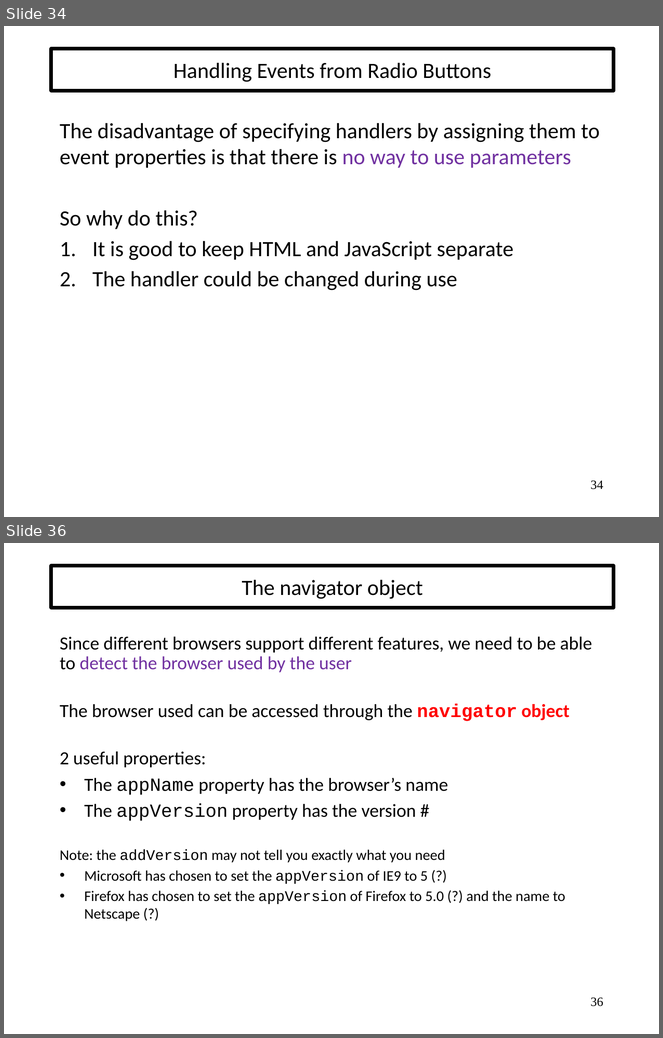
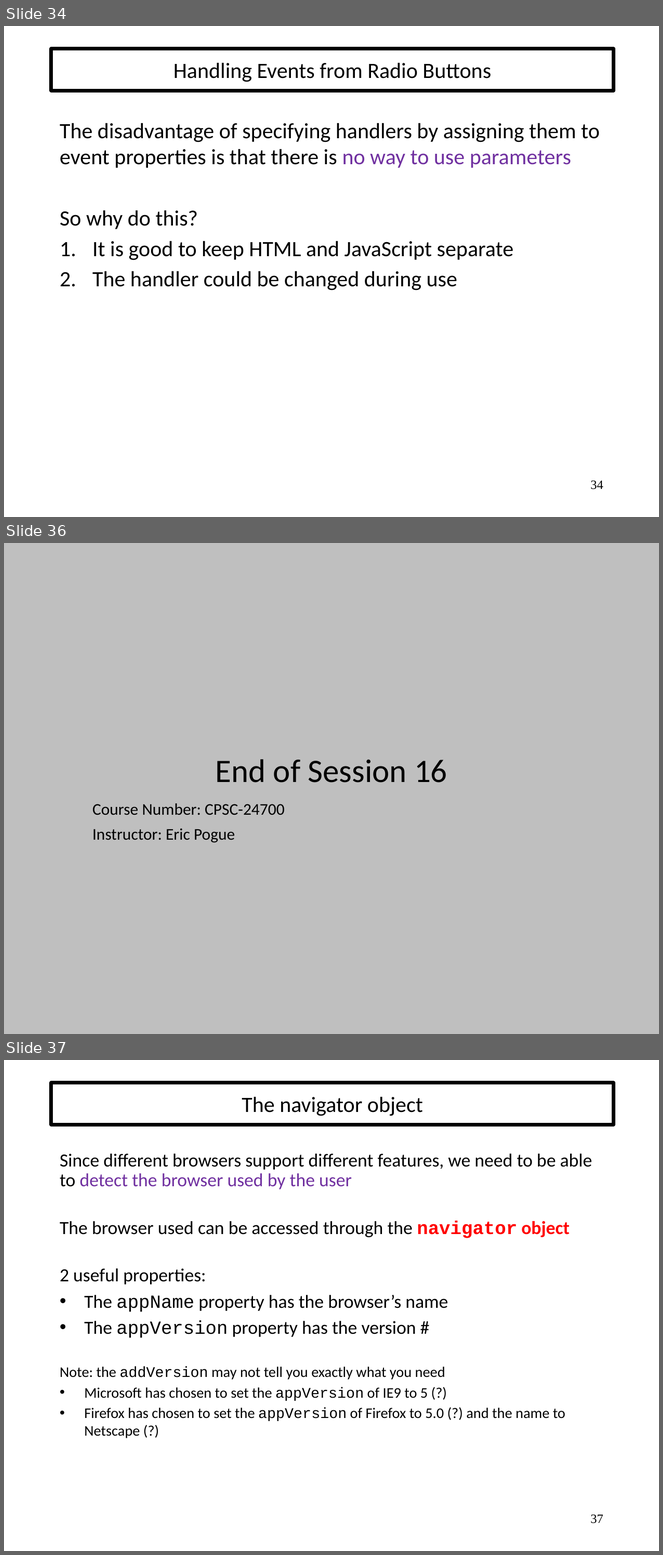
Before and after one commit to EricJPogue/www-epogue-info, a slide deck: CPSC-24700/Presentations/javascript-and-html.pptx. Shown one above the other, each under a label of ours: slides 34 and 36 before the commit, slides 34, 36 and 37 after it; the slides between them are not shown. The pictures are 663x1038 and 663x1555 pixels, drawn with LibreOffice and Linux fonts; fonts in the diff are those of the drawing. Boxes give left, top, right and bottom in pixels: in the first picture for what was removed or moved away, otherwise in the second. Text is boxed around its words. In the diff, an @@ line names an element or a change of style, - is before the commit and + after.

Commit message:
Add/update session 16 documents.

```diff
--- a/CPSC-24700/Presentations/javascript-and-html.pptx
+++ b/CPSC-24700/Presentations/javascript-and-html.pptx
@@ slide 36 added at box(4, 543, 659, 1034), background #BFBFBF @@
@@ title added at box(216, 759, 448, 783), 36 pt, text #000000 @@
+End of Session 16
@@ subtitle added at box(92, 804, 285, 843), 18 pt, text #000000 @@
+Course Number: CPSC-24700
+Instructor: Eric Pogue
@@ what was slide 36 is now slide 37 @@
@@ page number at box(591, 1514, 604, 1524): text changed @@
-36
+37
```
Also in this commit, not shown: 3 slides changed, 6 other files.
